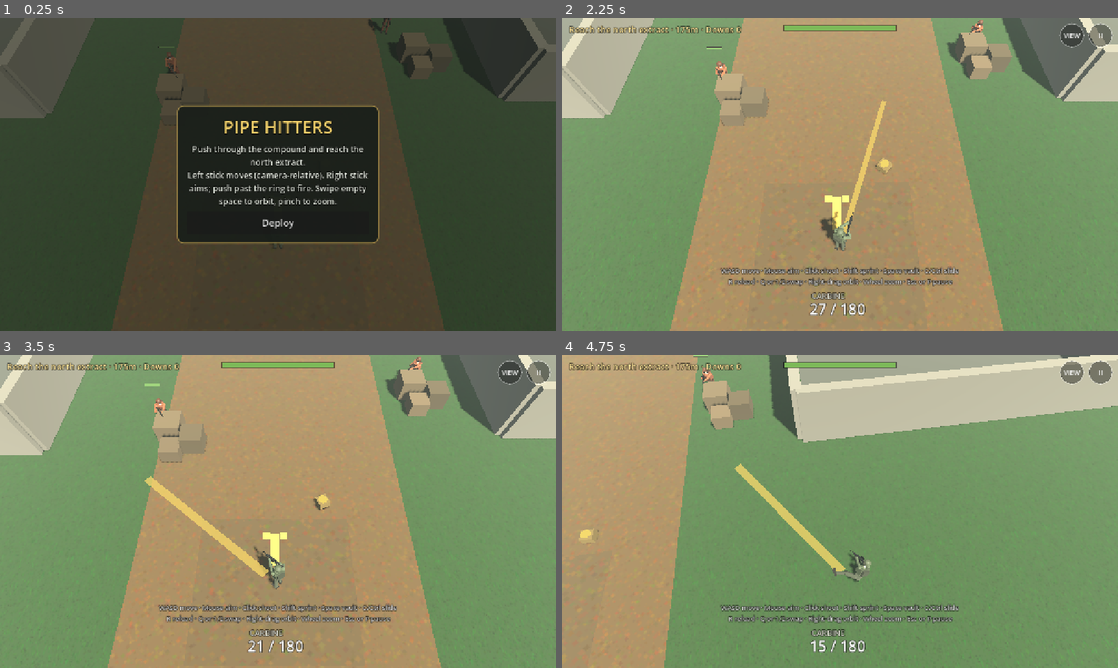
Above: before the commit, frames 1-4 (two rows, left to right).
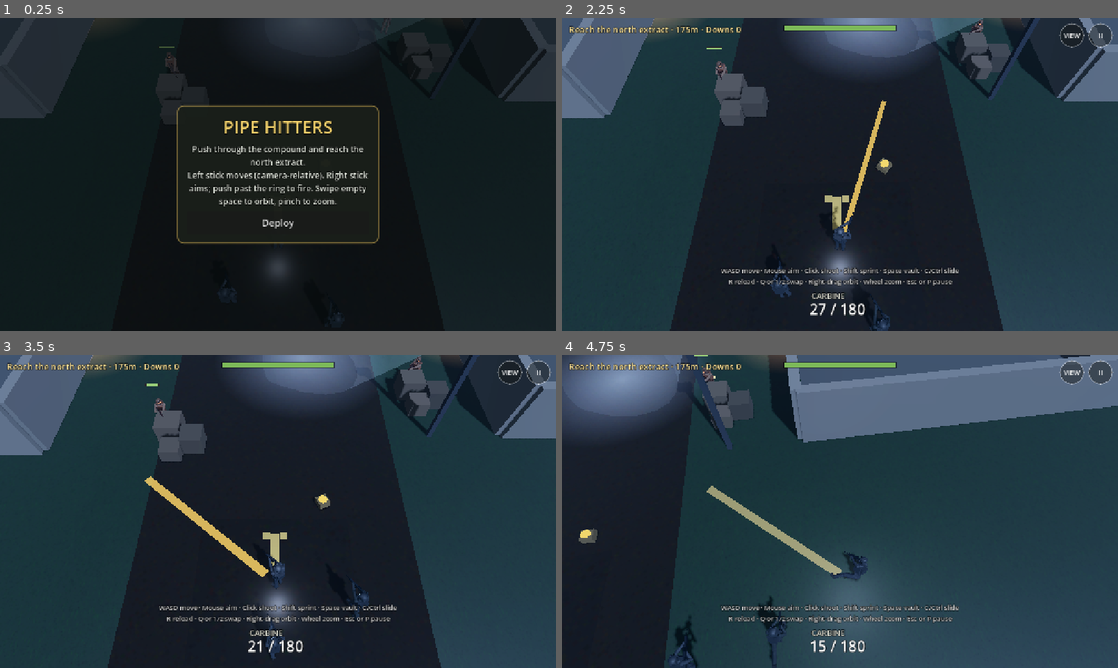
Above: after the commit, the same moments.

Repository: Ma-Name-Is-Jeff/pipe-hitters-godot
Game: Godot game, scene res://main.tscn
Same seed, same stepped clock (60 frames per second), same inputs: the game is played once before the commit and once after it.
Inputs (mouse positions are in pixels of both pictures, inside the frame that each line leads up to):
- Up to frame 1 (0.25 s): no input
- Up to frame 2 (2.25 s): click "Deploy" at 0.5 s; tap Enter at 1.25 s; move the mouse to (962, 158) at 1.27 s; hold D 1.28-2 s; tap P at 1.35 s; click (962, 158) at 1.42 s; tap Space at 1.52 s; click "Resume" at 2 s
- Up to frame 3 (3.5 s): drag from (166, 527) to (250, 574) at 2.77 s
- Up to frame 4 (4.75 s): move the mouse to (895, 442) at 3.52 s; hold D 3.53-4.25 s; tap Ctrl at 3.6 s; drag from (812, 574) to (673, 464) at 4.27 s

The runs differ from the first frame. In frame 1, 84% of the frame differs, in the area x 0-100%, y 0-100%; in frame 2, 98%; in frame 3, 98%; in frame 4, 98%.

Commit message:
Night-op mood: cold floodlights, haze, wet ground, operator kit, and two squadmates.

Diff:
--- a/scripts/level.gd
+++ b/scripts/level.gd
@@ -54,7 +54,7 @@
 	_quad(c - Vector3(0, 0, hz), Vector3(-hx, 0, 0), Vector3(0, hy, 0), Vector3.FORWARD, col)
 
 
-func add_solid(x: float, y: float, z: float, w: float, h: float, d: float, col: Color, vaultable := false, deco := false) -> void:
+func add_solid(x: float, y: float, z: float, w: float, h: float, d: float, col: Color, vaultable := false, deco := false, blocks_ray := true) -> void:
 	_box_geo(x, y, z, w, h, d, col)
 	if deco:
 		return
@@ -65,6 +65,7 @@
 	o.max_z = z + d * 0.5
 	o.h = h
 	o.vaultable = vaultable
+	o.blocks_ray = blocks_ray
 	obstacles.append(o)
 
 
@@ -210,11 +211,16 @@
 	var ground_size := WORLD * 2.0 + 16.0
 	var gm := StandardMaterial3D.new()
 	gm.albedo_texture = grass_texture()
-	gm.albedo_color = Color8(180, 192, 168)
-	gm.roughness = 1.0
-	gm.uv1_scale = Vector3(ground_size / 4.5, ground_size / 4.5, 1)
+	gm.albedo_color = Color8(120, 138, 128)
+	gm.roughness = 0.55
+	gm.metallic_specular = 0.7
+	var tiles := 6
+	var ts := ground_size / tiles
+	gm.uv1_scale = Vector3(ts / 4.5, ts / 4.5, 1)
 	gm.texture_filter = BaseMaterial3D.TEXTURE_FILTER_LINEAR_WITH_MIPMAPS_ANISOTROPIC
-	_ground_plane(0, 0, ground_size, ground_size, 0, gm, 0)
+	for gx in tiles:
+		for gz in tiles:
+			_ground_plane(-ground_size * 0.5 + ts * (gx + 0.5), -ground_size * 0.5 + ts * (gz + 0.5), ts, ts, 0, gm, 0)
 
 	var dirt := dirt_texture()
 	var paths := [[0.0, 0.0, 11.0, WORLD * 2.0 - 8.0, 0.0], [0.0, 8.0, 86.0, 8.0, 0.0], [-22.0, -30.0, 36.0, 7.0, 0.15], [20.0, -40.0, 32.0, 7.0, -0.2]]
@@ -222,8 +228,9 @@
 	for p in paths:
 		var dm := StandardMaterial3D.new()
 		dm.albedo_texture = dirt
-		dm.albedo_color = Color8(216, 200, 168)
-		dm.roughness = 1.0
+		dm.albedo_color = Color8(92, 88, 84)
+		dm.roughness = 0.2
+		dm.metallic_specular = 0.9
 		var w: float = p[2]
 		var d: float = p[3]
 		dm.uv1_scale = Vector3(w / 4.0, d / 4.0, 1)
@@ -232,11 +239,13 @@
 		i += 1
 	var pad := StandardMaterial3D.new()
 	pad.albedo_texture = dirt
-	pad.albedo_color = Color8(200, 192, 168)
+	pad.albedo_color = Color8(84, 82, 78)
+	pad.roughness = 0.3
 	_ground_plane(start.x, start.z, 6, 5.5, 0, pad, 0.024)
 	var ex := StandardMaterial3D.new()
 	ex.albedo_texture = dirt
-	ex.albedo_color = Color8(154, 170, 136)
+	ex.albedo_color = Color8(70, 84, 72)
+	ex.roughness = 0.3
 	_ground_plane(extract.x, extract.z, 8, 7, 0, ex, 0.024)
 
 	var W := WORLD
@@ -289,6 +298,7 @@
 	add_solid(5.2, 0, -100.2, 1.2, 3.6, 1.2, peri)
 	add_solid(0, 3.3, -100.2, 11, 0.32, 0.65, mark, false, true)
 
+	_build_mood()
 	var mesh := _st.commit()
 	var lm := StandardMaterial3D.new()
 	lm.vertex_color_use_as_albedo = true
@@ -342,3 +352,210 @@
 	lbl.outline_size = 18
 	lbl.position = Vector3(extract.x, 4.6, extract.z)
 	root.add_child(lbl)
+
+
+# ---------- night mood: fences, catwalks, floodlights, practical lights, puddles ----------
+
+var _beam_mat: StandardMaterial3D
+var _pool_cold: StandardMaterial3D
+var _pool_warm: StandardMaterial3D
+var _fence_mat: StandardMaterial3D
+
+
+static func _grad(radial: bool, a: Color, b: Color) -> GradientTexture2D:
+	var g := Gradient.new()
+	g.set_color(0, a)
+	g.set_color(1, b)
+	var t := GradientTexture2D.new()
+	t.gradient = g
+	t.width = 64
+	t.height = 64
+	if radial:
+		t.fill = GradientTexture2D.FILL_RADIAL
+		t.fill_from = Vector2(0.5, 0.5)
+		t.fill_to = Vector2(0.5, 0.0)
+	else:
+		t.fill_from = Vector2(0, 0)
+		t.fill_to = Vector2(0, 1)
+	return t
+
+
+static func _additive(tex: Texture2D, col: Color) -> StandardMaterial3D:
+	var m := StandardMaterial3D.new()
+	m.shading_mode = BaseMaterial3D.SHADING_MODE_UNSHADED
+	m.transparency = BaseMaterial3D.TRANSPARENCY_ALPHA
+	m.blend_mode = BaseMaterial3D.BLEND_MODE_ADD
+	m.depth_draw_mode = BaseMaterial3D.DEPTH_DRAW_DISABLED
+	m.cull_mode = BaseMaterial3D.CULL_DISABLED
+	m.albedo_texture = tex
+	m.albedo_color = col
+	m.disable_receive_shadows = true
+	return m
+
+
+func _fx(mesh: Mesh, mat: Material, pos: Vector3, rot := Vector3.ZERO) -> MeshInstance3D:
+	var mi := MeshInstance3D.new()
+	mi.mesh = mesh
+	mi.material_override = mat
+	mi.position = pos
+	mi.rotation = rot
+	mi.cast_shadow = GeometryInstance3D.SHADOW_CASTING_SETTING_OFF
+	root.add_child(mi)
+	return mi
+
+
+func _pool(x: float, z: float, r: float, mat: Material) -> void:
+	var q := QuadMesh.new()
+	q.size = Vector2(r * 2.0, r * 2.0)
+	_fx(q, mat, Vector3(x, 0.035, z), Vector3(-PI * 0.5, 0, 0))
+
+
+## Floodlight tower: pole, lamp head, fake volumetric beam and a light pool.
+func flood(x: float, z: float, tx: float, tz: float) -> void:
+	var h := 6.2
+	add_solid(x, 0, z, 0.22, h, 0.22, Color8(58, 62, 66))
+	add_solid(x, h - 0.15, z, 0.7, 0.3, 0.5, Color8(40, 42, 46), false, true)
+	var lamp := BoxMesh.new()
+	lamp.size = Vector3(0.6, 0.12, 0.4)
+	var lm := StandardMaterial3D.new()
+	lm.shading_mode = BaseMaterial3D.SHADING_MODE_UNSHADED
+	lm.albedo_color = Color(0.85, 0.93, 1.0)
+	_fx(lamp, lm, Vector3(x, h - 0.24, z))
+	var top := Vector3(x, h - 0.3, z)
+	var bot := Vector3(tx, 0.0, tz)
+	var d := bot - top
+	var l := d.length()
+	var cone := CylinderMesh.new()
+	cone.top_radius = 0.3
+	cone.bottom_radius = 2.8
+	cone.height = l
+	cone.radial_segments = 16
+	cone.rings = 1
+	cone.cap_top = false
+	cone.cap_bottom = false
+	var mi := _fx(cone, _beam_mat, (top + bot) * 0.5)
+	var yax := -d / l
+	var xax := yax.cross(Vector3.FORWARD)
+	if xax.length() < 0.05:
+		xax = yax.cross(Vector3.RIGHT)
+	xax = xax.normalized()
+	mi.basis = Basis(xax, yax, xax.cross(yax))
+	_pool(tx, tz, 5.2, _pool_cold)
+
+
+## Warm practical light: small lamp box + warm pool.
+func practical(x: float, z: float, y := 2.5) -> void:
+	var b := BoxMesh.new()
+	b.size = Vector3(0.28, 0.16, 0.28)
+	var m := StandardMaterial3D.new()
+	m.shading_mode = BaseMaterial3D.SHADING_MODE_UNSHADED
+	m.albedo_color = Color(1.0, 0.72, 0.38)
+	_fx(b, m, Vector3(x, y, z))
+	var g := QuadMesh.new()
+	g.size = Vector2(1.6, 1.6)
+	var gm := _additive(_grad(true, Color(1, 0.7, 0.35, 0.55), Color(1, 0.6, 0.3, 0.0)), Color.WHITE)
+	gm.billboard_mode = BaseMaterial3D.BILLBOARD_ENABLED
+	_fx(g, gm, Vector3(x, y, z))
+	_pool(x, z, 3.6, _pool_warm)
+
+
+## Chain-link fence run along X or Z. Blocks movement, not bullets or sight.
+func fence(x0: float, z0: float, x1: float, z1: float) -> void:
+	var len := Vector2(x1 - x0, z1 - z0).length()
+	var along_x := absf(x1 - x0) > absf(z1 - z0)
+	var cx := (x0 + x1) * 0.5
+	var cz := (z0 + z1) * 0.5
+	var h := 2.3
+	var post := Color8(70, 74, 78)
+	var n := int(ceil(len / 3.0))
+	for i in n + 1:
+		var u := float(i) / n
+		add_solid(lerpf(x0, x1, u), 0, lerpf(z0, z1, u), 0.1, h, 0.1, post, false, true)
+	add_solid(cx, h - 0.05, cz, len if along_x else 0.06, 0.06, 0.06 if along_x else len, post, false, true)
+	var o := Obstacle.new()
+	o.min_x = minf(x0, x1) - 0.06
+	o.max_x = maxf(x0, x1) + 0.06
+	o.min_z = minf(z0, z1) - 0.06
+	o.max_z = maxf(z0, z1) + 0.06
+	o.h = h
+	o.blocks_ray = false
+	obstacles.append(o)
+	var q := QuadMesh.new()
+	q.size = Vector2(len, h)
+	var mi := _fx(q, _fence_mat, Vector3(cx, h * 0.5, cz), Vector3(0, 0.0 if along_x else PI * 0.5, 0))
+	mi.cast_shadow = GeometryInstance3D.SHADOW_CASTING_SETTING_ON
+
+
+static func chain_texture() -> ImageTexture:
+	var s := 32
+	var img := Image.create(s, s, false, Image.FORMAT_RGBA8)
+	img.fill(Color(0, 0, 0, 0))
+	for i in s:
+		for w in 2:
+			img.set_pixel((i + w) % s, i, Color(0.62, 0.66, 0.7, 1))
+			img.set_pixel((s - 1 - i + w) % s, i, Color(0.62, 0.66, 0.7, 1))
+	img.generate_mipmaps()
+	return ImageTexture.create_from_image(img)
+
+
+## Overhead catwalk between two points (deco, no collision except end posts).
+func catwalk(x0: float, x1: float, z: float, y := 3.1) -> void:
+	var len := absf(x1 - x0)
+	var cx := (x0 + x1) * 0.5
+	var steel := Color8(64, 68, 72)
+	add_solid(cx, y, z, len, 0.12, 1.4, Color8(52, 55, 58), false, true)
+	add_solid(cx, y + 1.0, z - 0.68, len, 0.05, 0.05, steel, false, true)
+	add_solid(cx, y + 1.0, z + 0.68, len, 0.05, 0.05, steel, false, true)
+	add_solid(cx, y + 0.5, z - 0.68, len, 0.04, 0.04, steel, false, true)
+	add_solid(cx, y + 0.5, z + 0.68, len, 0.04, 0.04, steel, false, true)
+	var n := int(ceil(len / 2.5))
+	for i in n + 1:
+		var px := lerpf(x0, x1, float(i) / n)
+		add_solid(px, y, z - 0.68, 0.05, 1.0, 0.05, steel, false, true)
+		add_solid(px, y, z + 0.68, 0.05, 1.0, 0.05, steel, false, true)
+	for px in [x0 + 0.4, x1 - 0.4]:
+		add_solid(px, 0, z, 0.26, y, 0.26, steel)
+
+
+func puddle(x: float, z: float, w: float, d: float) -> void:
+	var q := QuadMesh.new()
+	q.size = Vector2(w, d)
+	var m := StandardMaterial3D.new()
+	m.albedo_color = Color(0.03, 0.04, 0.05)
+	m.roughness = 0.04
+	m.metallic = 0.6
+	m.metallic_specular = 1.0
+	_fx(q, m, Vector3(x, 0.03, z), Vector3(-PI * 0.5, 0, 0))
+
+
+func _build_mood() -> void:
+	_beam_mat = _additive(_grad(false, Color(0.75, 0.86, 1.0, 0.085), Color(0.6, 0.75, 1.0, 0.0)), Color.WHITE)
+	_pool_cold = _additive(_grad(true, Color(0.62, 0.74, 0.95, 0.42), Color(0.5, 0.6, 0.9, 0.0)), Color.WHITE)
+	_pool_warm = _additive(_grad(true, Color(1.0, 0.62, 0.3, 0.38), Color(1.0, 0.5, 0.2, 0.0)), Color.WHITE)
+	_fence_mat = StandardMaterial3D.new()
+	_fence_mat.albedo_texture = chain_texture()
+	_fence_mat.transparency = BaseMaterial3D.TRANSPARENCY_ALPHA_SCISSOR
+	_fence_mat.alpha_scissor_threshold = 0.5
+	_fence_mat.cull_mode = BaseMaterial3D.CULL_DISABLED
+	_fence_mat.metallic = 0.5
+	_fence_mat.roughness = 0.4
+	_fence_mat.uv1_scale = Vector3(8, 2, 1)
+	_fence_mat.texture_filter = BaseMaterial3D.TEXTURE_FILTER_LINEAR_WITH_MIPMAPS
+
+	for f in [[7.5, 80, 1.5, 74], [-7.5, 57, -1.5, 52], [7.5, 36, 1.5, 32], [-7.5, 14, -1.5, 10],
+			[7.5, -6, 1.5, -10], [-7.5, -27, -1.5, -32], [7.5, -46, 1.5, -50], [-7.5, -66, -1.5, -72], [7.5, -84, 1.5, -86]]:
+		flood(f[0], f[1], f[2], f[3])
+	for pr in [[-10.8, 72.5], [10.8, 71.5], [-24.6, 22.0], [23.6, 15.0], [-22.6, -51.0], [25.6, -58.0], [-5.2, -98.9], [5.2, -98.9]]:
+		practical(pr[0], pr[1])
+
+	fence(20, 40, 60, 40)
+	fence(-60, -20, -20, -20)
+	fence(-30, -76, -12, -76)
+	fence(12, -76, 30, -76)
+	fence(60, 36, 60, 2)
+	catwalk(-10.8, 10.8, 64.0)
+	catwalk(-22.6, 25.6, -55.0)
+	catwalk(-24.6, 23.6, 12.0, 3.0)
+
+	for pd in [[2, 66, 3.2, 1.6], [-3, 41, 2.4, 1.4], [3, 2, 3.6, 1.8], [-2, -36, 2.8, 1.3], [1, -58, 3.0, 2.0], [-2, -80, 2.6, 1.4], [14, 20, 2.2, 1.2], [-26, -26, 3.0, 1.5]]:
+		puddle(pd[0], pd[1], pd[2], pd[3])
--- a/scripts/main.gd
+++ b/scripts/main.gd
@@ -53,6 +53,18 @@
 	var bar_fill: MeshInstance3D
 
 
+class Mate:
+	var node: Soldier
+	var offset := Vector2.ZERO
+	var shoot_cd := 0.0
+	var scan := 0.0
+	var target: Bot = null
+	var crouch := false
+	var spd := 0.0
+	var bob := 0.0
+	var prev := Vector2.ZERO
+
+
 class Pickup:
 	var node: Node3D
 	var pos := Vector2.ZERO
@@ -74,6 +86,8 @@
 var soldier: Soldier
 var camera: Camera3D
 var sun: DirectionalLight3D
+var fill_light: OmniLight3D
+var mates: Array[Mate] = []
 var ui: GameUI
 var synth: Synth
 
@@ -163,9 +177,10 @@
 	level.build(START, EXTRACT)
 	obstacles = level.obstacles
 	soldier = Soldier.new()
-	soldier.setup(Color8(86, 96, 74), Color8(70, 74, 60), Color8(64, 72, 54), Color8(78, 86, 66), Color8(52, 56, 44), Color8(214, 178, 146), Color8(38, 40, 42))
+	soldier.setup(Color8(46, 48, 52), Color8(40, 42, 46), Color8(34, 36, 38), Color8(44, 46, 48), Color8(30, 32, 34), Color8(196, 160, 132), Color8(30, 31, 33), Color8(20, 20, 22), Color8(70, 230, 210), Color(0.02, 0.05, 0.07))
 	add_child(soldier)
 	_build_bots()
+	_build_mates()
 	_build_pickups()
 	_build_fx()
 	synth = Synth.new()
@@ -190,28 +205,48 @@
 # ---------- setup ----------
 
 func _build_env() -> void:
+	# Night op mood: cold moonlight, blue haze, glow on lamps, mild grade.
 	var env := Environment.new()
 	env.background_mode = Environment.BG_COLOR
-	env.background_color = Color8(138, 148, 140)
+	env.background_color = Color8(18, 24, 34)
 	env.ambient_light_source = Environment.AMBIENT_SOURCE_COLOR
-	env.ambient_light_color = Color8(176, 190, 196)
-	env.ambient_light_energy = 0.5
+	env.ambient_light_color = Color8(92, 112, 140)
+	env.ambient_light_energy = 0.55
 	env.fog_enabled = true
-	env.fog_light_color = Color8(138, 148, 140)
-	env.fog_density = 0.0085
+	env.fog_light_color = Color8(40, 52, 70)
+	env.fog_light_energy = 1.0
+	env.fog_density = 0.016
+	env.fog_sky_affect = 1.0
 	env.tonemap_mode = Environment.TONE_MAPPER_FILMIC
+	env.tonemap_exposure = 1.1
+	env.glow_enabled = true
+	env.glow_intensity = 0.7
+	env.glow_bloom = 0.05
+	env.glow_hdr_threshold = 0.9
+	env.adjustment_enabled = true
+	env.adjustment_contrast = 1.08
+	env.adjustment_saturation = 0.85
 	var we := WorldEnvironment.new()
 	we.environment = env
 	add_child(we)
 	sun = DirectionalLight3D.new()
-	sun.rotation = Vector3(deg_to_rad(-52), deg_to_rad(32), 0)
-	sun.light_energy = 0.95
-	sun.light_color = Color8(255, 244, 222)
+	sun.rotation = Vector3(deg_to_rad(-48), deg_to_rad(28), 0)
+	sun.light_energy = 0.55
+	sun.light_specular = 1.0
+	sun.light_color = Color8(170, 196, 255)
 	sun.shadow_enabled = true
 	sun.shadow_blur = 1.5
 	sun.directional_shadow_mode = DirectionalLight3D.SHADOW_ORTHOGONAL
 	sun.directional_shadow_max_distance = 42.0
 	add_child(sun)
+	# Cool fill light that rides with the player for readability.
+	fill_light = OmniLight3D.new()
+	fill_light.light_color = Color8(190, 210, 255)
+	fill_light.light_energy = 0.9
+	fill_light.omni_range = 9.0
+	fill_light.omni_attenuation = 1.4
+	fill_light.shadow_enabled = false
+	add_child(fill_light)
 	camera = Camera3D.new()
 	camera.fov = 52
 	camera.near = 0.1
@@ -233,7 +268,7 @@
 	for s in specs:
 		var b := Bot.new()
 		b.node = Soldier.new()
-		b.node.setup(Color8(150, 82, 52), Color8(106, 58, 40), Color8(120, 66, 44), Color8(90, 52, 36), Color8(60, 40, 30), Color8(226, 201, 168), Color8(42, 36, 32))
+		b.node.setup(Color8(128, 104, 78), Color8(96, 80, 62), Color8(110, 70, 46), Color8(92, 72, 52), Color8(70, 52, 38), Color8(214, 186, 156), Color8(40, 34, 30), Color8(70, 56, 44), Color8(255, 60, 40), Color(0.11, 0.05, 0.02))
 		add_child(b.node)
 		b.home = Vector2(s[0], s[1])
 		b.facing = s[2]
@@ -260,6 +295,94 @@
 		b.bar_fill.cast_shadow = GeometryInstance3D.SHADOW_CASTING_SETTING_OFF
 		b.node.add_child(b.bar_fill)
 		bots.append(b)
+
+
+func _build_mates() -> void:
+	var looks := [[Color8(52, 54, 58), Color8(44, 46, 50)], [Color8(40, 44, 42), Color8(36, 38, 36)]]
+	var offs := [Vector2(-1.6, 1.9), Vector2(1.7, 2.6)]
+	for i in 2:
+		var m := Mate.new()
+		m.node = Soldier.new()
+		var lk: Array = looks[i]
+		m.node.setup(lk[0], lk[1], Color8(34, 36, 38), Color8(46, 48, 50), Color8(30, 32, 34), Color8(186, 150, 122), Color8(30, 31, 33), Color8(22, 22, 24), Color8(70, 230, 210), Color(0.02, 0.05, 0.07))
+		add_child(m.node)
+		m.offset = offs[i]
+		mates.append(m)
+
+
+func _place_mates() -> void:
+	var f := Vector2(sin(yaw), cos(yaw))
+	var r := Vector2(-cos(yaw), sin(yaw))
+	for m in mates:
+		var w := Vector2(pos.x, pos.z) + r * m.offset.x - f * m.offset.y
+		m.node.position = Vector3(w.x, 0, w.y)
+		m.node.rotation.y = yaw
+		m.prev = w
+		m.target = null
+		m.shoot_cd = 1.0
+
+
+## Two AI teammates hold a loose wedge behind you and engage what they can see.
+func _update_mates(dt: float) -> void:
+	var f := Vector2(sin(yaw), cos(yaw))
+	var r := Vector2(-cos(yaw), sin(yaw))
+	for m in mates:
+		var cur := Vector2(m.node.position.x, m.node.position.z)
+		var want := Vector2(pos.x, pos.z) + r * m.offset.x - f * m.offset.y
+		var d := want - cur
+		var dist := d.length()
+		if dist > 24.0 and not _blocked_at(want.x, want.y, 0.4):
+			m.node.position = Vector3(want.x, 0, want.y)
+		elif dist > 0.35:
+			var sp := clampf(dist * 2.4, 0.0, SPRINT * 1.05)
+			var st := d / dist * minf(sp * dt, dist)
+			var c := _collide_xz(cur.x + st.x, cur.y + st.y, 0.34)
+			m.node.position.x = c.x
+			m.node.position.z = c.y
+		m.scan -= dt
+		if m.scan <= 0.0:
+			m.scan = 0.25
+			m.target = null
+			var bd := 18.0
+			for b in bots:
+				if b.state == "down":
+					continue
+				var bdist := Vector2(b.node.position.x - m.node.position.x, b.node.position.z - m.node.position.z).length()
+				if bdist < bd and not _los_blocked(m.node.position.x, m.node.position.z, b.node.position.x, b.node.position.z):
+					bd = bdist
+					m.target = b
+		if m.target != null and m.target.state == "down":
+			m.target = null
+		var face := yaw
+		if m.target != null:
+			face = atan2(m.target.node.position.x - m.node.position.x, m.target.node.position.z - m.node.position.z)
+		elif dist > 1.0:
+			face = atan2(d.x, d.y)
+		m.node.rotation.y = _damp_angle(m.node.rotation.y, face, 9.0, dt)
+		m.crouch = dist < 0.8 and _near_low_cover(m.node.position.x, m.node.position.z, 0.95) != null
+		m.shoot_cd -= dt
+		if m.target != null and m.shoot_cd <= 0.0 and absf(_wrap(m.node.rotation.y - face)) < 0.25:
+			m.shoot_cd = randf_range(0.55, 0.95)
+			var tb := m.target
+			var aim := Vector3(tb.node.position.x, 0.6 if tb.crouch else 1.1, tb.node.position.z)
+			var hit := randf() < 0.4
+			if not hit:
+				aim += Vector3(randf_range(-0.8, 0.8), randf_range(-0.3, 0.5), randf_range(-0.8, 0.8))
+			_spawn_tracer(m.node.muzzle.global_position, aim)
+			_spawn_spark(aim)
+			var pd := Vector2(m.node.position.x - pos.x, m.node.position.z - pos.z).length()
+			synth.play("carbine", 0.45 / (1.0 + pd * 0.1))
+			if hit:
+				_hurt_bot(tb)
+
+
+func _pose_mates(dt: float) -> void:
+	for m in mates:
+		var p2 := Vector2(m.node.position.x, m.node.position.z)
+		m.spd = (p2 - m.prev).length() / maxf(dt, 1e-4)
+		m.prev = p2
+		m.bob += m.spd * dt * 1.7
+		m.node.pose(dt, m.spd, m.bob, 0.0, 0.0, m.crouch, -1.0, m.target != null, false, -1.0)
 
 
 func _flat_mat(c: Color) -> StandardMaterial3D:
@@ -570,6 +693,7 @@
 			p.wait = 0.0
 			p.node.visible = true
 	soldier.k_down = 0.0
+	_place_mates()
 	cam_pos = _camera_target(0.0)
 
 
@@ -985,7 +1109,7 @@
 	var iy := 1.0 / (d.y if absf(d.y) > 1e-8 else 1e-8)
 	var iz := 1.0 / (d.z if absf(d.z) > 1e-8 else 1e-8)
 	for ob in obstacles:
-		if tall_only and ob.h < 1.2:
+		if not ob.blocks_ray or (tall_only and ob.h < 1.2):
 			continue
 		var t1 := (ob.min_x - o.x) * ix
 		var t2 := (ob.max_x - o.x) * ix
@@ -1837,7 +1961,7 @@
 	camera.rotation = Vector3(-atan2(d.y, maxf(0.15, hy)) + kick_p * 0.25, atan2(d.x, d.z), 0)
 	var fov := (55.0 if _sprinting(_wish()) else 52.0) + 4.0 * s
 	camera.fov = _damp(camera.fov, fov, 6.0, dt)
-	sun.global_position = Vector3(pos.x, 0, pos.z)
+	fill_light.position = Vector3(pos.x, 3.2, pos.z)
 
 
 # ---------- frame ----------
@@ -1850,6 +1974,7 @@
 		_update_cover()
 		_update_shoot(dt)
 		_update_bots(dt)
+		_update_mates(dt)
 		_update_pickups(dt)
 		var ex := Vector2(pos.x - EXTRACT.x, pos.z - EXTRACT.z)
 		if hp > 0.0 and ex.length() <= EXTRACT_R:
@@ -1859,6 +1984,7 @@
 	elif playing and not paused:
 		_update_bots(dt)
 	_pose_bots(dt)
+	_pose_mates(dt)
 	_update_player_visual(dt)
 	_update_camera(dt)
 	_update_fx(dt)
--- a/scripts/obstacle.gd
+++ b/scripts/obstacle.gd
@@ -7,3 +7,4 @@
 var max_z := 0.0
 var h := 1.0
 var vaultable := false
+var blocks_ray := true
--- a/scripts/soldier.gd
+++ b/scripts/soldier.gd
@@ -38,6 +38,8 @@
 var part_top: Node3D
 var part_bottom: Node3D
 var mats: Array[StandardMaterial3D] = []
+var base_emission := Color(0, 0, 0)
+var glow_mats: Array[StandardMaterial3D] = []
 
 var k_crouch := 0.0
 var k_aim := 0.0
@@ -99,7 +101,7 @@
 	m.roughness = rough
 	m.metallic = metal
 	m.emission_enabled = true
-	m.emission = Color(0, 0, 0)
+	m.emission = base_emission
 	mats.append(m)
 	return m
 
@@ -117,9 +119,18 @@
 	return mi
 
 
-func setup(top: Color, bottom: Color, vest: Color, helmet: Color, gear: Color, skin: Color, gun_col: Color) -> void:
+## face: balaclava color. visor: eye-protection glow color (black = no glow).
+func setup(top: Color, bottom: Color, vest: Color, helmet: Color, gear: Color, skin: Color, gun_col: Color, face := Color(0.09, 0.09, 0.1), visor := Color(0, 0, 0), emission := Color(0, 0, 0)) -> void:
+	base_emission = emission
 	var m_top := _mat(top)
+	m_top.albedo_color = Color.WHITE
+	m_top.albedo_texture = camo_texture(top)
+	m_top.uv1_scale = Vector3(2, 2, 1)
 	var m_bot := _mat(bottom)
+	m_bot.albedo_color = Color.WHITE
+	m_bot.albedo_texture = camo_texture(bottom)
+	m_bot.uv1_scale = Vector3(2, 3, 1)
+	var m_face := _mat(face, 0.95)
 	var m_vest := _mat(vest, 0.9)
 	var m_helm := _mat(helmet, 0.6)
 	var m_gear := _mat(gear, 0.9)
@@ -168,7 +179,8 @@
 	_mi(part_top, _cap(0.13, 0.5), m_top, Vector3(0, 0.24, 0), Vector3.ZERO, Vector3(1.3, 1.0, 0.85))
 	_mi(part_top, _box(0.37, 0.3, 0.27), m_vest, Vector3(0, 0.3, 0.005))
 	for px in [-0.11, 0.0, 0.11]:
-		_mi(part_top, _box(0.085, 0.11, 0.06), m_gear, Vector3(px, 0.22, 0.165), Vector3.ZERO, Vector3.ONE, false)
+		_mi(part_top, _box(0.075, 0.15, 0.055), m_gear, Vector3(px, 0.24, 0.165), Vector3.ZERO, Vector3.ONE, false)
+		_mi(part_top, _box(0.077, 0.03, 0.06), m_dark, Vector3(px, 0.32, 0.165), Vector3.ZERO, Vector3.ONE, false)
 	_mi(part_top, _box(0.27, 0.24, 0.09), m_gear, Vector3(0, 0.31, -0.175), Vector3.ZERO, Vector3.ONE, false)
 	_mi(part_top, _sph(0.07), m_top, SHOULDER_L)
 	_mi(part_top, _sph(0.07), m_top, SHOULDER_R)
@@ -176,16 +188,29 @@
 	neck = Node3D.new()
 	neck.position = Vector3(0, 0.47, 0)
 	spine.add_child(neck)
-	_mi(neck, _cap(0.048, 0.13), m_skin, Vector3(0, 0.03, 0))
+	_mi(neck, _cap(0.048, 0.13), m_face, Vector3(0, 0.03, 0))
 	head = Node3D.new()
 	head.position = Vector3(0, 0.09, 0)
 	neck.add_child(head)
-	_mi(head, _sph(0.1), m_skin, Vector3(0, 0.1, 0.012), Vector3.ZERO, Vector3(0.9, 1.1, 1.0))
+	_mi(head, _sph(0.1), m_face, Vector3(0, 0.1, 0.012), Vector3.ZERO, Vector3(0.9, 1.1, 1.0))
+	_mi(head, _box(0.12, 0.03, 0.03), m_skin, Vector3(0, 0.122, 0.1), Vector3.ZERO, Vector3.ONE, false)
 	part_helmet = Node3D.new()
 	head.add_child(part_helmet)
 	_mi(part_helmet, _sph(0.122), m_helm, Vector3(0, 0.15, -0.005), Vector3.ZERO, Vector3(1.0, 0.8, 1.06))
 	_mi(part_helmet, _box(0.21, 0.025, 0.05), m_helm, Vector3(0, 0.135, 0.1), Vector3.ZERO, Vector3.ONE, false)
-	_mi(part_helmet, _box(0.15, 0.036, 0.02), m_dark, Vector3(0, 0.1, 0.112), Vector3.ZERO, Vector3.ONE, false)
+	var m_visor := m_dark
+	if visor.v > 0.01:
+		m_visor = _mat(Color(0.05, 0.05, 0.05), 0.3)
+		m_visor.emission = visor
+		m_visor.emission_energy_multiplier = 2.2
+		glow_mats.append(m_visor)
+	_mi(part_helmet, _box(0.15, 0.036, 0.02), m_visor, Vector3(0, 0.122, 0.118), Vector3.ZERO, Vector3.ONE, false)
+	# High-cut shroud + flipped-up night-vision tubes.
+	_mi(part_helmet, _box(0.06, 0.04, 0.03), m_dark, Vector3(0, 0.19, 0.115), Vector3.ZERO, Vector3.ONE, false)
+	_mi(part_helmet, _cyl(0.017, 0.07), m_dark, Vector3(0.026, 0.225, 0.118), Vector3(-0.5, 0, 0), Vector3.ONE, false)
+	_mi(part_helmet, _cyl(0.017, 0.07), m_dark, Vector3(-0.026, 0.225, 0.118), Vector3(-0.5, 0, 0), Vector3.ONE, false)
+	_mi(part_helmet, _box(0.05, 0.012, 0.16), m_gear, Vector3(0.09, 0.2, 0), Vector3(0, 0, -0.5), Vector3.ONE, false)
+	_mi(part_helmet, _box(0.05, 0.012, 0.16), m_gear, Vector3(-0.09, 0.2, 0), Vector3(0, 0, 0.5), Vector3.ONE, false)
 	_mi(part_helmet, _box(0.2, 0.1, 0.06), m_helm, Vector3(0, 0.085, -0.085), Vector3(0.25, 0, 0), Vector3.ONE, false)
 	_mi(part_helmet, _box(0.17, 0.08, 0.05), m_gear, Vector3(0, 0.02, -0.07), Vector3.ZERO, Vector3.ONE, false)
 	_mi(part_helmet, _box(0.04, 0.07, 0.075), m_gear, Vector3(0.112, 0.09, 0), Vector3.ZERO, Vector3.ONE, false)
@@ -229,9 +254,40 @@
 
 
 func set_flash(f: float) -> void:
-	var c := Color(0.45, 0.32, 0.16) * clampf(f / 0.12, 0.0, 1.0)
+	var c := base_emission + Color(0.45, 0.32, 0.16) * clampf(f / 0.12, 0.0, 1.0)
 	for m in mats:
-		m.emission = c
+		if not glow_mats.has(m):
+			m.emission = c
+
+
+static var _camo := {}
+
+
+## Procedural blotch camo in shades of the base color (cached per color).
+static func camo_texture(base: Color) -> ImageTexture:
+	var key := base.to_html()
+	if _camo.has(key):
+		return _camo[key]
+	var s := 64
+	var img := Image.create(s, s, false, Image.FORMAT_RGB8)
+	img.fill(base)
+	var rng := RandomNumberGenerator.new()
+	rng.seed = 31
+	var shades := [base.darkened(0.35), base.lightened(0.12), base.darkened(0.15)]
+	for i in 46:
+		var c: Color = shades[i % 3]
+		var cx := rng.randi_range(0, s - 1)
+		var cy := rng.randi_range(0, s - 1)
+		var rx := rng.randi_range(3, 8)
+		var ry := rng.randi_range(2, 5)
+		for y in range(-ry, ry + 1):
+			for x in range(-rx, rx + 1):
+				if float(x * x) / (rx * rx) + float(y * y) / (ry * ry) <= 1.0:
+					img.set_pixel(posmod(cx + x, s), posmod(cy + y, s), c)
+	img.generate_mipmaps()
+	var t := ImageTexture.create_from_image(img)
+	_camo[key] = t
+	return t
 
 
 static func _ease(cur: float, target: float, lam: float, dt: float) -> float:
Not shown, changed: docs/index.pck
Not shown, changed: tools/build_web.sh
